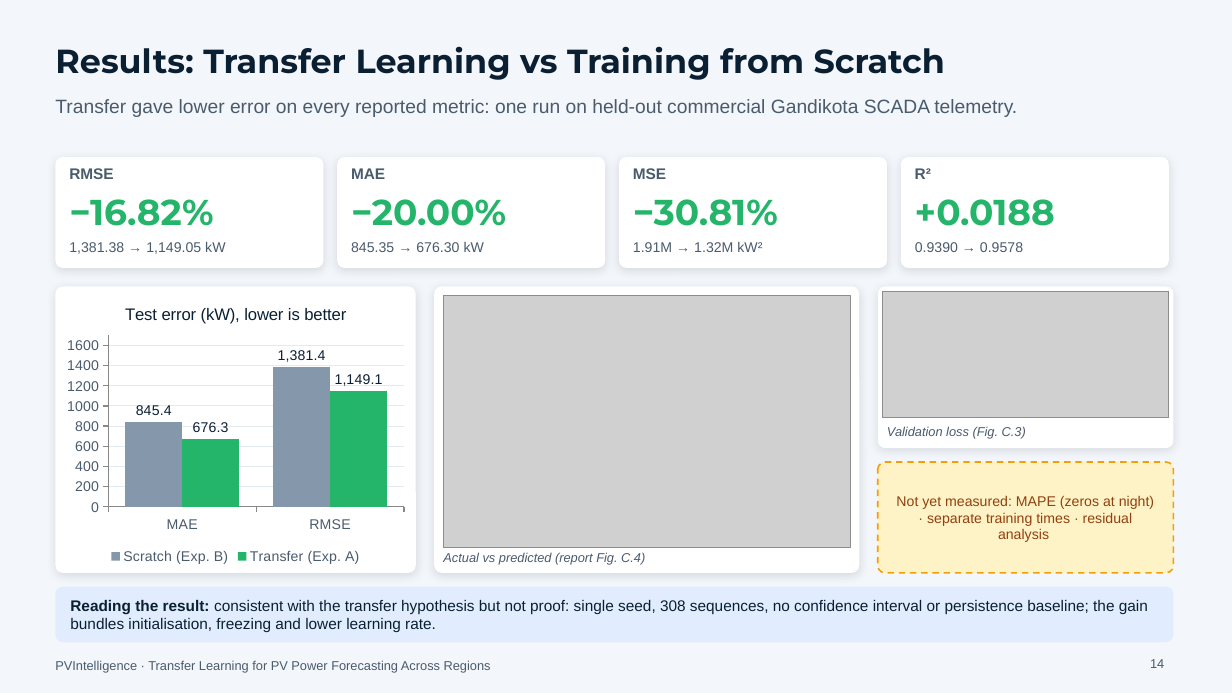
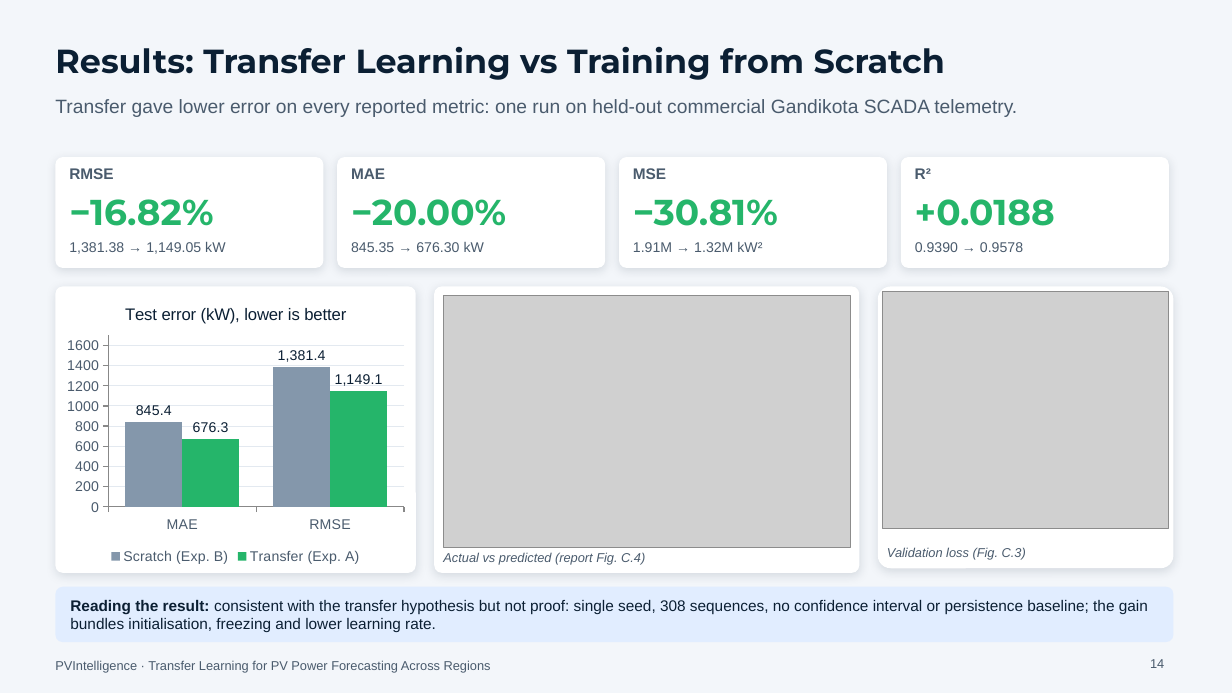
Before and after one commit to wvpssriraj10/PVIntelligence, a slide deck: slide 14 of PVIntelligence_Research_Defence.pptx. Drawn at 1232x693 pixels with LibreOffice and Linux fonts; fonts in the diff are those of the drawing; grey boxes stand for pictures. Boxes give left, top, right and bottom in pixels: in the first picture for what was removed or moved away, otherwise in the second. Text is boxed around its words. In the diff, an @@ line names an element or a change of style, - is before the commit and + after.

```diff
--- a/PVIntelligence_Research_Defence.pptx
+++ b/PVIntelligence_Research_Defence.pptx
@@ rounded rectangle: place and size @@
-rounded rectangle at (878,287,1174,448)
+rounded rectangle at (878,287,1174,568)
@@ picture: place and size @@
-picture at (883,291,1169,418)
+picture at (883,291,1169,529)
@@ rounded rectangle removed at (878,462,1174,573) @@
-Not yet measured: MAPE (zeros at night) · separate training times · residual analysis
@@ text "Validation loss (Fig. C.3)": place and size @@
-text "Validation loss (Fig. C.3)" at (887,426,1026,438)
+text "Validation loss (Fig. C.3)" at (887,547,1026,559)
```
Also in this commit, not shown: 9 other slides changed, 3 other files.
